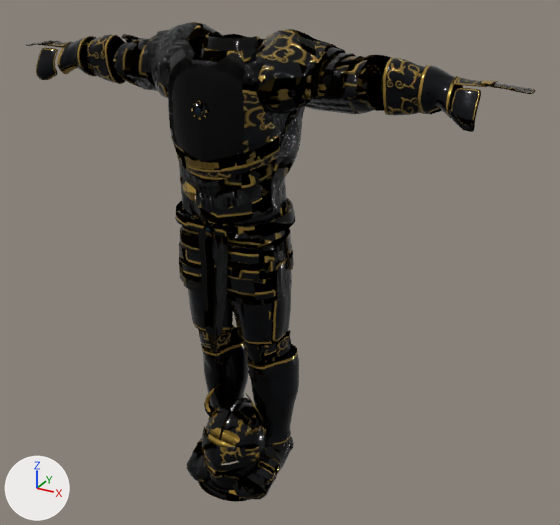
What one commit did to the glTF model client/public/q/gear/infernal.glb.
Both versions are drawn from a 50 mm lens placed at (1.28, -2.01, 1.87), pointed at (0.12, 0.1, 0.81). Arrows for +X, +Y and +Z are at lower left; the lights stay in place. The picture after the commit comes second. Vertices at exactly the same position are counted once.

Objects in the first picture: 'chest', 'feet', 'gloves', 'helm', 'legs'.
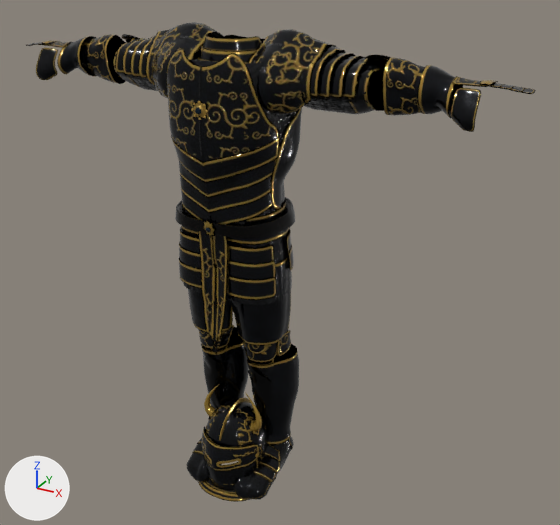
The change, as a list of edits to the scene's bpy script:
```text
Change me_helm:
    where me_helm.from_pydata(...)  # 4492 vertices, 8992 faces; spans x -0.142..0.142, y -0.167..0.139, z -0.047..0.351
    used by ob_helm; location = (0.0, 0.0, 0.0)
    me_helm part 1: texture (UV) coordinates of 5997 of 8992 faces, centred in x -0.141..0.141, y -0.166..0.138, z -0.047..0.351, changed; they spanned u 0.0..1.0, v 0.0..0.96 and now span u 0.0..1.0, v 0.0..0.96
Change me_chest:
    used by ob_chest; location = (0.0, 0.0, 0.0)
    remove me_chest.from_pydata(...)  # 7585 vertices, 14986 faces; spans x -0.496..0.496, y -0.176..0.206, z 0.54..1.582
    add me_chest.from_pydata(...)  # 7585 vertices, 14986 faces; spans x -0.496..0.496, y -0.176..0.195, z 0.54..1.582
    me_chest part 2: 49 vertices moved from x -0.197..0.202, y -0.137..0.122, z 0.99..1.505 to x -0.198..0.197, y -0.136..0.11, z 0.99..1.505; 1451 vertices removed from x -0.205..0.205, y -0.141..0.206, z 0.99..1.538; 1451 vertices added at x -0.204..0.204, y -0.141..0.179, z 0.99..1.542
    me_chest part 3: 7689 kept faces spanning x -0.496..0.496, y -0.168..0.195, z 0.54..1.582 get new texture (UV) coordinates
```

Location of each change, (x1, y1, x2, y2) in pixels of the pictures (560 x 525 px; the box of a moved part takes in the faces that stretch with it):
part 1 of me_helm, surface changed
    both: (198, 384, 277, 502)
part 2 of me_chest, moved or reshaped (mostly hidden)
    before: (171, 34, 305, 226)
    after: (171, 35, 302, 226)
part 3 of me_chest, surface changed
    both: (113, 22, 391, 355)
